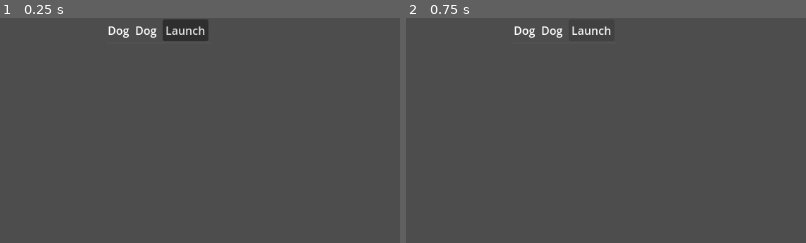
Above: before the commit, frames 1-2 (left to right).
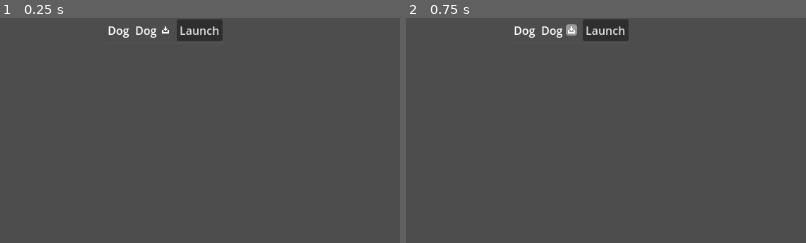
Above: after the commit, the same moments.

Repository: tom-schultz/Godot-Launcher
Game: Godot game, scene res://project.tscn
Two runs of this game, one before a commit and one after it. Both use one fixed random seed, a clock stepped at 60 frames per second and the inputs below. This scene is started directly instead of the project's main scene.
Inputs (mouse positions are % of the whole screen's width and height, from its top left):
- Up to frame 1 (0.25 s): no input
- Up to frame 2 (0.75 s): click (21, 3) at 0.52 s
The pictures show only the part of the screen within x 0-50%, y 0-50%; the shares and areas given below are measured in that part.

The runs differ from the first frame. In frame 1, 0.8% of the frame differs, in the area x 40-56%, y 0-11%; in frame 2, 0.6%.

Commit message:
Download versions, red for missing.

Diff:
--- a/godot_launcher.gd
+++ b/godot_launcher.gd
@@ -57,8 +57,8 @@
 			godot_version = _build_lock(lock_path, project_path, maj_minor)
 
 		var new_project = _project_scene.instantiate()
+		%ProjectContainer.add_child(new_project)
 		new_project.setup(project, godot_version, "%s/%s" % [_install_dir, godot_version], project_path)
-		%ProjectContainer.add_child(new_project)
 
 func _get_maj_minor(project_file_path):
 	var config_file = ConfigFile.new()
--- a/project.gd
+++ b/project.gd
@@ -1,20 +1,32 @@
 extends PanelContainer
+
+const DOWNLOAD_FORMAT_STRING : String = "https://github.com/godotengine/godot/releases/download/%s/%s.zip"
 
 var _install_path : String
 var _project_path : String
 var _godot_version : String
 
 func setup(project_name : String, godot_version : String, install_path : String, project_path : String):
-		%ProjectLabel.text = project_name
-		%VersionLabel.text = godot_version if godot_version else "MISSING"
-		%LaunchButton.disabled = godot_version == null or not FileAccess.file_exists(install_path)
-		_install_path = install_path
-		_project_path = project_path
+	_godot_version = godot_version
+	var invalid_version = godot_version == null or not FileAccess.file_exists(install_path)
+	%ProjectLabel.text = project_name
+	%VersionLabel.add_theme_color_override("font_color", Color.LIGHT_CORAL if invalid_version else Color.WHITE)
+	%VersionLabel.text = godot_version
+	%LaunchButton.disabled = invalid_version
+	%VersionDownloadButton.visible = invalid_version
+	_install_path = install_path
+	_project_path = project_path
 
 func _ready():
 	%LaunchButton.pressed.connect(_launch_project)
+	%VersionDownloadButton.pressed.connect(_on_download_pressed)
 
 func _launch_project():
-	var output : Array
 	var result = OS.create_process(_install_path, ["--editor", "--path", _project_path])
-	print(output)
+	print("Return code %d executing %s for %s" % [result, _install_path, _project_path])
+
+func _on_download_pressed():
+	var version_base = _godot_version.trim_prefix("Godot_v")
+	version_base = version_base.left(version_base.find("_"))
+	print(version_base)
+	OS.shell_open(DOWNLOAD_FORMAT_STRING % [version_base, _godot_version])
--- a/project.tscn
+++ b/project.tscn
@@ -1,11 +1,31 @@
-[gd_scene load_steps=3 format=3 uid="uid://nvqxuwunitvo"]
+[gd_scene load_steps=9 format=3 uid="uid://b3orlpwd250y6"]
 
 [ext_resource type="Script" path="res://project.gd" id="1_0lk13"]
+[ext_resource type="Texture2D" uid="uid://l1xdxa1li4m8" path="res://Textures/import.png" id="2_vmq4m"]
 
 [sub_resource type="StyleBoxFlat" id="StyleBoxFlat_a1611"]
 bg_color = Color(0.6, 0.6, 0.6, 0)
 border_width_bottom = 1
 border_color = Color(0.352941, 0.352941, 0.352941, 1)
+
+[sub_resource type="StyleBoxEmpty" id="StyleBoxEmpty_cqkua"]
+
+[sub_resource type="StyleBoxFlat" id="StyleBoxFlat_xthhy"]
+corner_radius_top_left = 4
+corner_radius_top_right = 4
+corner_radius_bottom_right = 4
+corner_radius_bottom_left = 4
+
+[sub_resource type="StyleBoxFlat" id="StyleBoxFlat_fbcuw"]
+bg_color = Color(0.427451, 0.427451, 0.427451, 1)
+corner_radius_top_left = 4
+corner_radius_top_right = 4
+corner_radius_bottom_right = 4
+corner_radius_bottom_left = 4
+
+[sub_resource type="StyleBoxEmpty" id="StyleBoxEmpty_2lmdt"]
+
+[sub_resource type="StyleBoxEmpty" id="StyleBoxEmpty_2vugd"]
 
 [node name="PanelContainer" type="PanelContainer"]
 offset_left = 151.0
@@ -31,11 +51,30 @@
 size_flags_horizontal = 3
 text = "Dog"
 
-[node name="VersionLabel" type="Label" parent="MarginContainer/Hbox"]
+[node name="HBoxContainer" type="HBoxContainer" parent="MarginContainer/Hbox"]
+layout_mode = 2
+size_flags_horizontal = 2
+
+[node name="VersionLabel" type="Label" parent="MarginContainer/Hbox/HBoxContainer"]
 unique_name_in_owner = true
 layout_mode = 2
 size_flags_horizontal = 3
 text = "Dog"
+
+[node name="VersionDownloadButton" type="Button" parent="MarginContainer/Hbox/HBoxContainer"]
+unique_name_in_owner = true
+layout_mode = 2
+size_flags_horizontal = 0
+size_flags_vertical = 4
+theme_override_constants/outline_size = 1
+theme_override_constants/icon_max_width = 16
+theme_override_styles/normal = SubResource("StyleBoxEmpty_cqkua")
+theme_override_styles/hover = SubResource("StyleBoxFlat_xthhy")
+theme_override_styles/pressed = SubResource("StyleBoxFlat_fbcuw")
+theme_override_styles/disabled = SubResource("StyleBoxEmpty_2lmdt")
+theme_override_styles/focus = SubResource("StyleBoxEmpty_2vugd")
+icon = ExtResource("2_vmq4m")
+icon_alignment = 1
 
 [node name="LaunchButton" type="Button" parent="MarginContainer/Hbox"]
 unique_name_in_owner = true
Not shown, added: Textures/LICENSES.txt
Binary file added: Textures/import.png
Not shown, added: Textures/import.png.import
